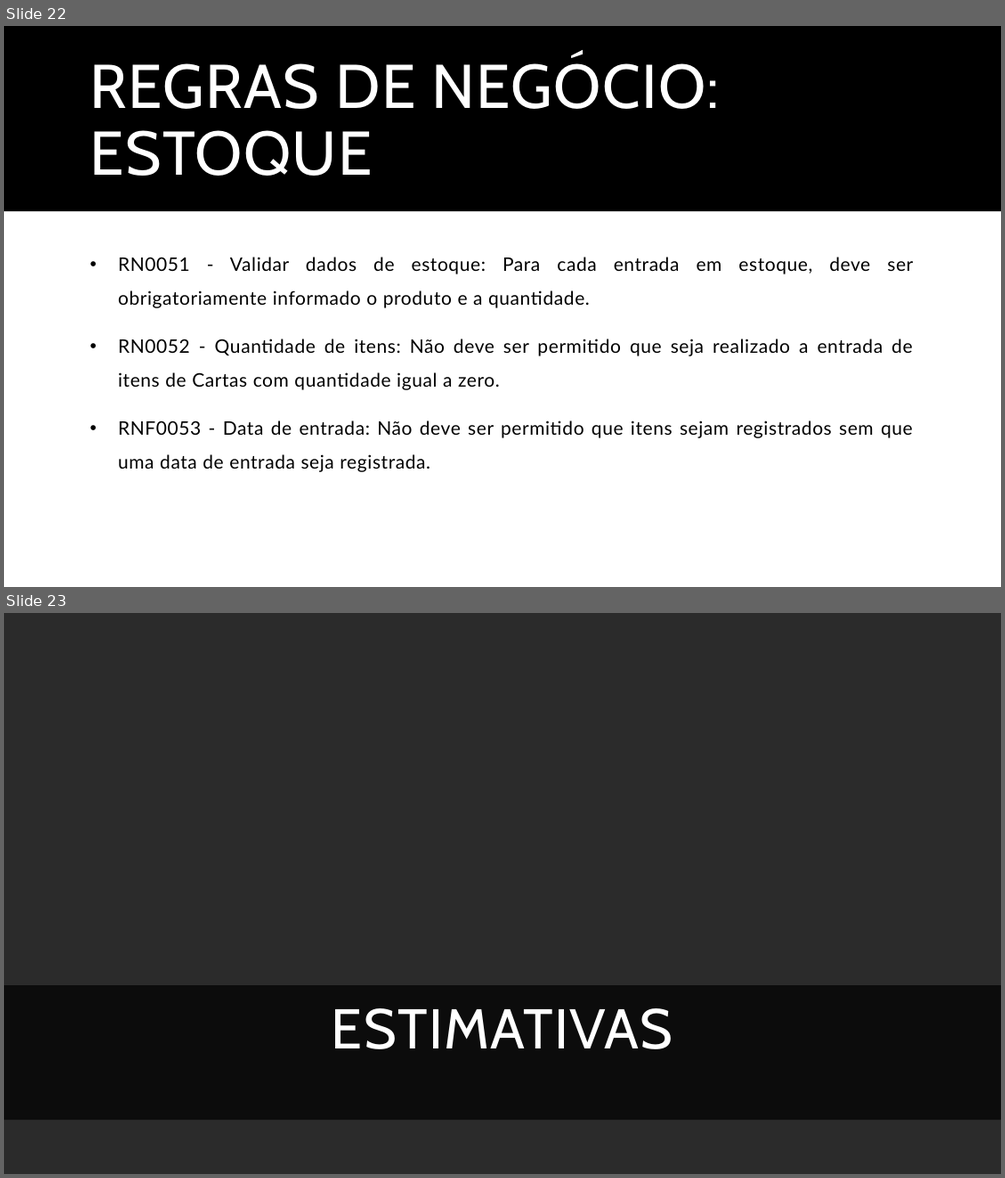
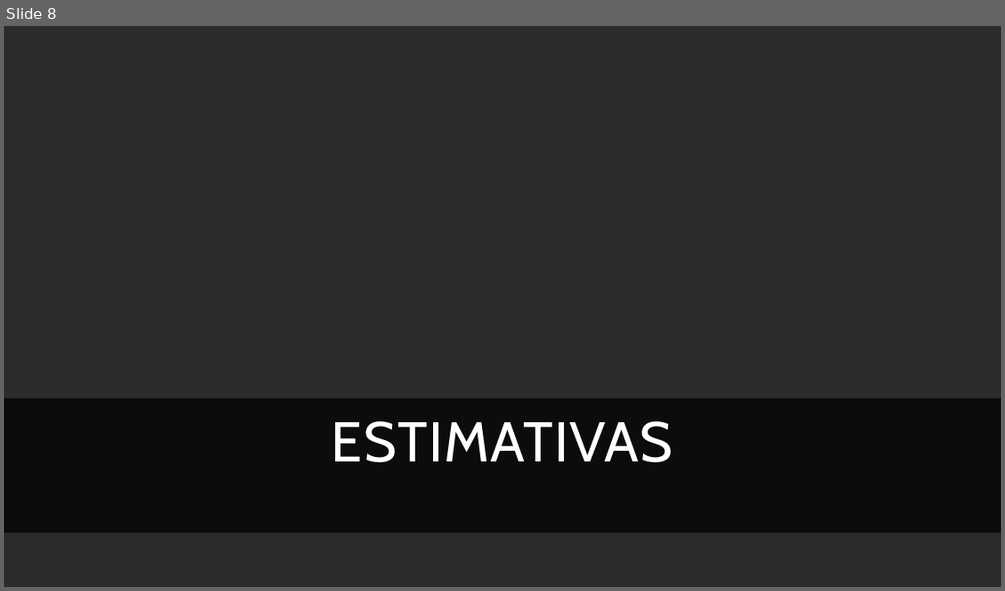
Before and after one commit to BrenoXDMoon/ProjetoLes, a slide deck: Documentos/Trabalho de Lab.pptx. Shown one above the other, each under a label of ours: slides 22 and 23 before the commit, slide 8 after it. The pictures are 1005x1178 and 1005x591 pixels, drawn with LibreOffice and Linux fonts; fonts in the diff are those of the drawing; background and template pictures are left out; a plain dark background stands for a picture behind light text. Boxes give left, top, right and bottom in pixels: in the first picture for what was removed or moved away, otherwise in the second. Text is boxed around its words. In the diff, an @@ line names an element or a change of style, - is before the commit and + after.

```diff
--- a/Documentos/Trabalho de Lab.pptx
+++ b/Documentos/Trabalho de Lab.pptx
@@ slide 22 removed at <box>4,26,1001,587</box>, background #FFFFFF; not listed: 1 template element that a slide beside it also shows @@
@@ title removed at <box>90,55,720,176</box> @@
-REGRAS DE NEGÓCIO: ESTOQUE
@@ text removed at <box>118,257,913,472</box> @@
-• RN0051 - Validar dados de estoque: Para cada entrada em estoque, deve ser obrigatoriamente informado o produto e a quantidade.
-• RN0052 - Quantidade de itens: Não deve ser permitido que seja realizado a entrada de itens de Cartas com quantidade igual a zero.
-• RNF0053 - Data de entrada: Não deve ser permitido que itens sejam registrados sem que uma data de entrada seja registrada.
@@ what was slide 23 is now slide 8 @@
```
Also in this commit, not shown: 2 slides changed, 1 slide added, 15 other slides removed, 10 other files.
